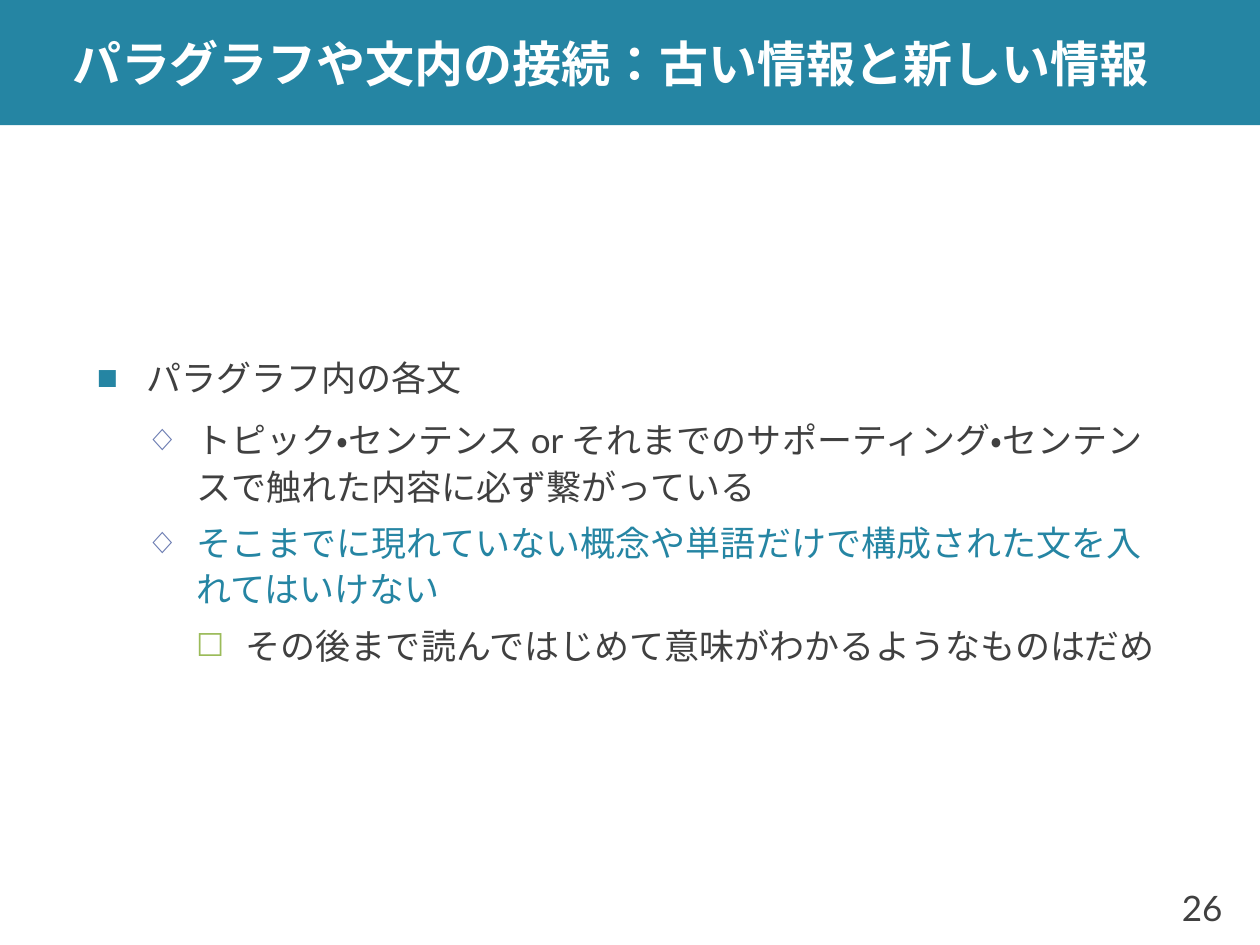
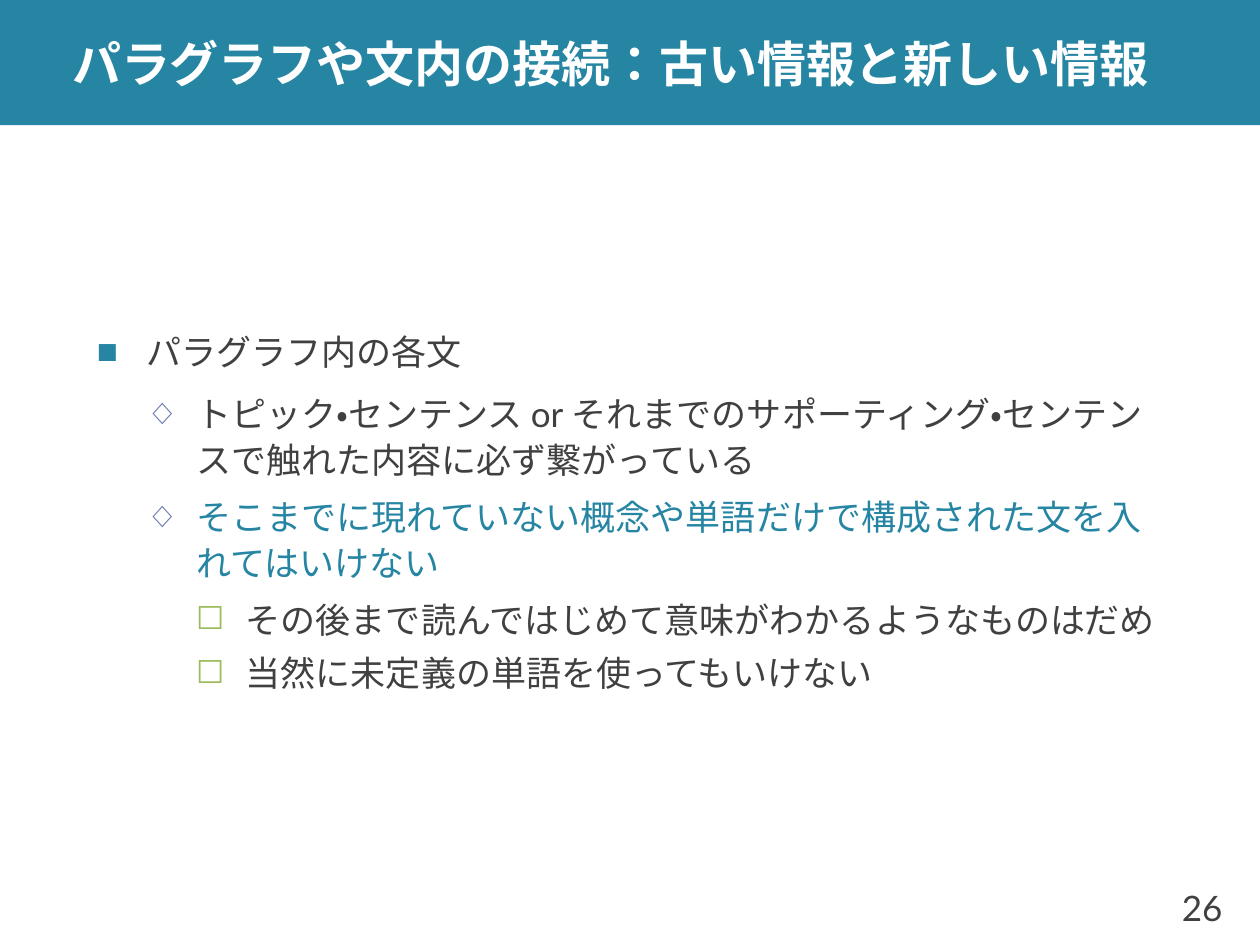
Before and after one commit to shioya-lab/how-to, a slide deck: slide 26 of writing.pptx. Drawn at 1260x945 pixels with LibreOffice and Linux fonts; fonts in the diff are those of the drawing. Boxes give left, top, right and bottom in pixels: in the first picture for what was removed or moved away, otherwise in the second. Text is boxed around its words. In the diff, an @@ line names an element or a change of style, - is before the commit and + after.

```diff
--- a/writing.pptx
+++ b/writing.pptx
@@ text at [246, 656, 873, 689]: paragraph added @@
+    ☐ 当然に未定義の単語を使ってもいけない
```
Also in this commit, not shown: 6 other slides changed, 1 other file.
